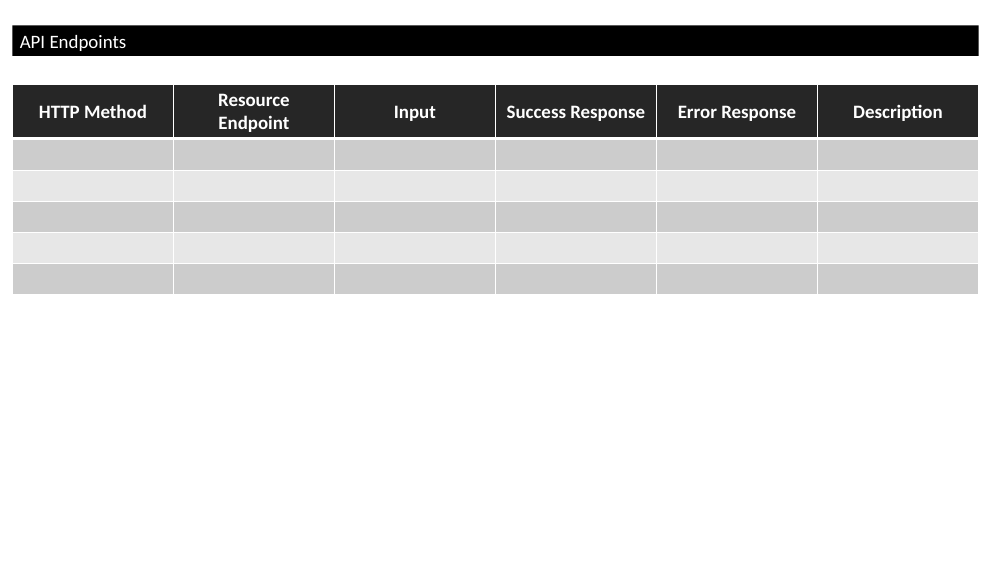
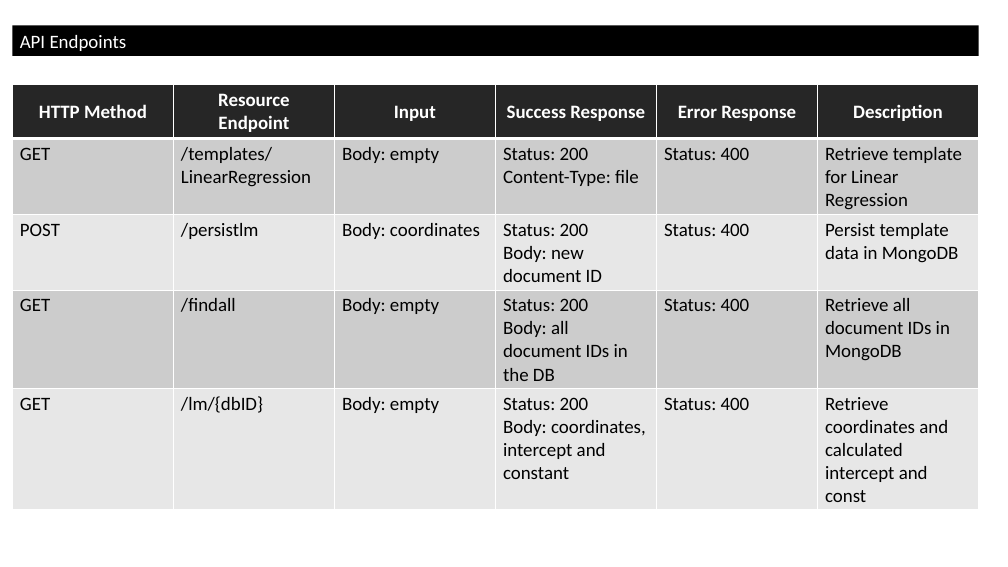
Before and after one commit to expdaa/epicjs, a slide deck: slide 2 of project_info/Project - stack and preso.pptx (slide 3 before the commit). Drawn at 1008x567 pixels with LibreOffice and Linux fonts; fonts in the diff are those of the drawing. Boxes give left, top, right and bottom in pixels: in the first picture for what was removed or moved away, otherwise in the second. Text is boxed around its words. In the diff, an @@ line names an element or a change of style, - is before the commit and + after.

```diff
--- a/project_info/Project - stack and preso.pptx
+++ b/project_info/Project - stack and preso.pptx
@@ table at <box>12,85,979,509</box> @@
-row 2:  |  |  |  |  | 
-row 3:  |  |  |  |  | 
-row 4:  |  |  |  |  | 
-row 5:  |  |  |  |  | 
-row 6:  |  |  |  |  | 
+row 2: GET | /templates/LinearRegression | Body: empty | Status: 200 / Content-Type: file | Status: 400 | Retrieve template for Linear Regression
+row 3: POST | /persistlm | Body: coordinates | Status: 200 / Body: new document ID | Status: 400 | Persist template data in MongoDB
+row 4: GET | /findall | Body: empty | Status: 200 / Body: all document IDs in the DB | Status: 400 | Retrieve all document IDs in MongoDB
+row 5: GET | /lm/{dbID} | Body: empty | Status: 200 / Body: coordinates, intercept and constant | Status: 400 | Retrieve coordinates and calculated intercept and const
```
Also in this commit, not shown: 2 other slides changed.
